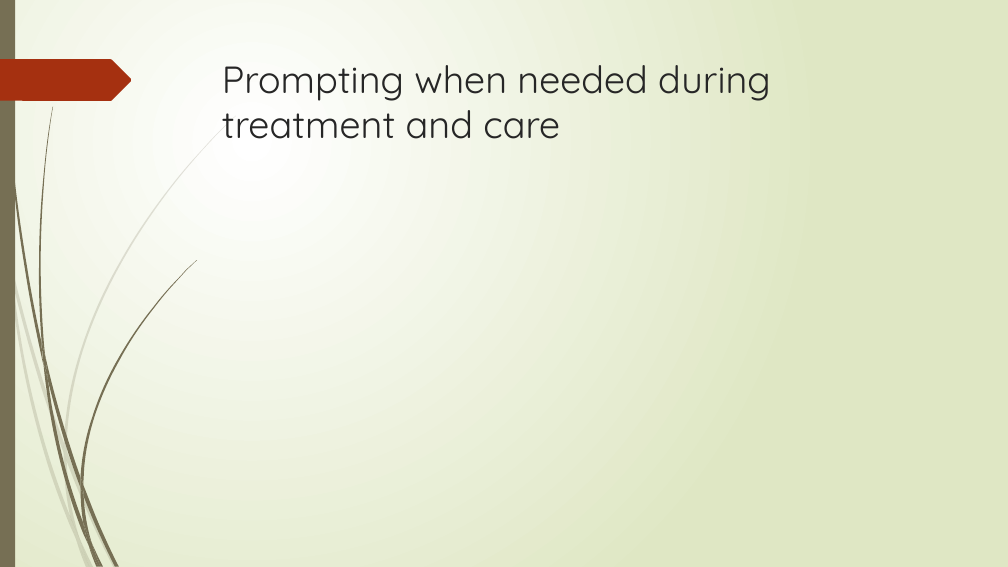
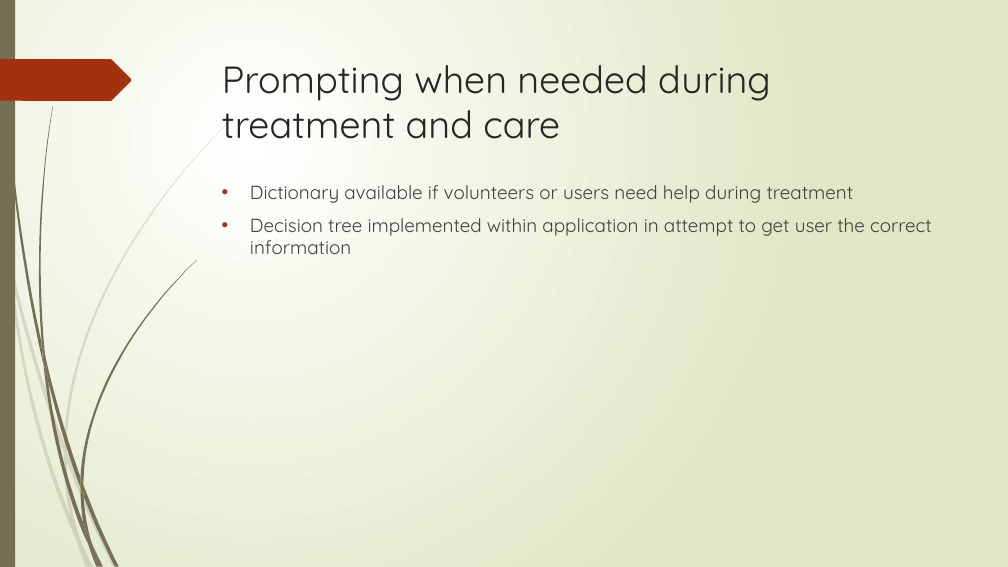
Before and after one commit to bournemouth17/team-5, a slide deck: slide 5 of RNLI.pptx. Drawn at 1008x567 pixels with LibreOffice and Linux fonts; fonts in the diff are those of the drawing. Boxes give left, top, right and bottom in pixels: in the first picture for what was removed or moved away, otherwise in the second. Text is boxed around its words. In the diff, an @@ line names an element or a change of style, - is before the commit and + after.

```diff
--- a/RNLI.pptx
+++ b/RNLI.pptx
@@ text added at (x1=250, y1=185, x2=932, y2=254), 18 pt, text #404040 @@
+• Dictionary available if volunteers or users need help during treatment
+• Decision tree implemented within application in attempt to get user the correct information
```
Also in this commit, not shown: 5 other slides changed.
